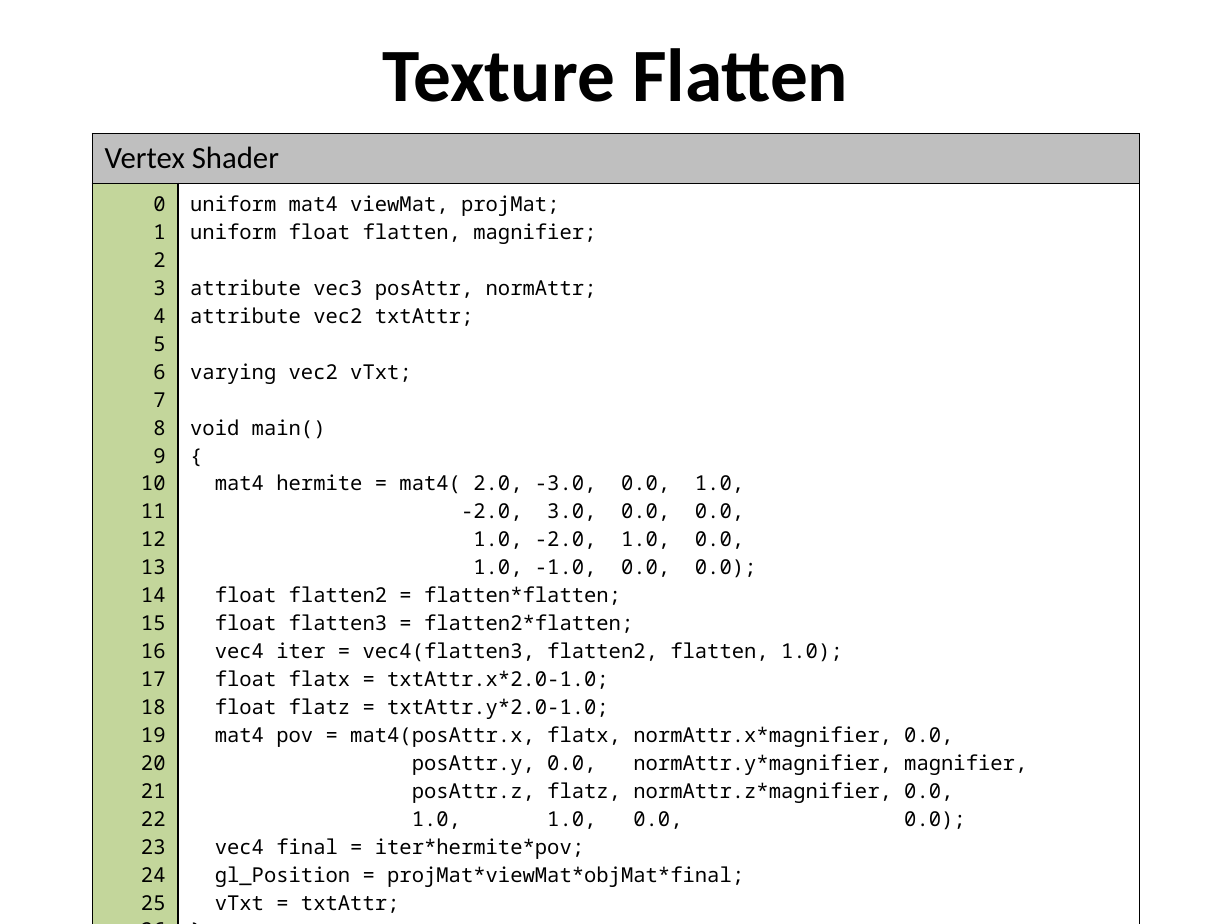
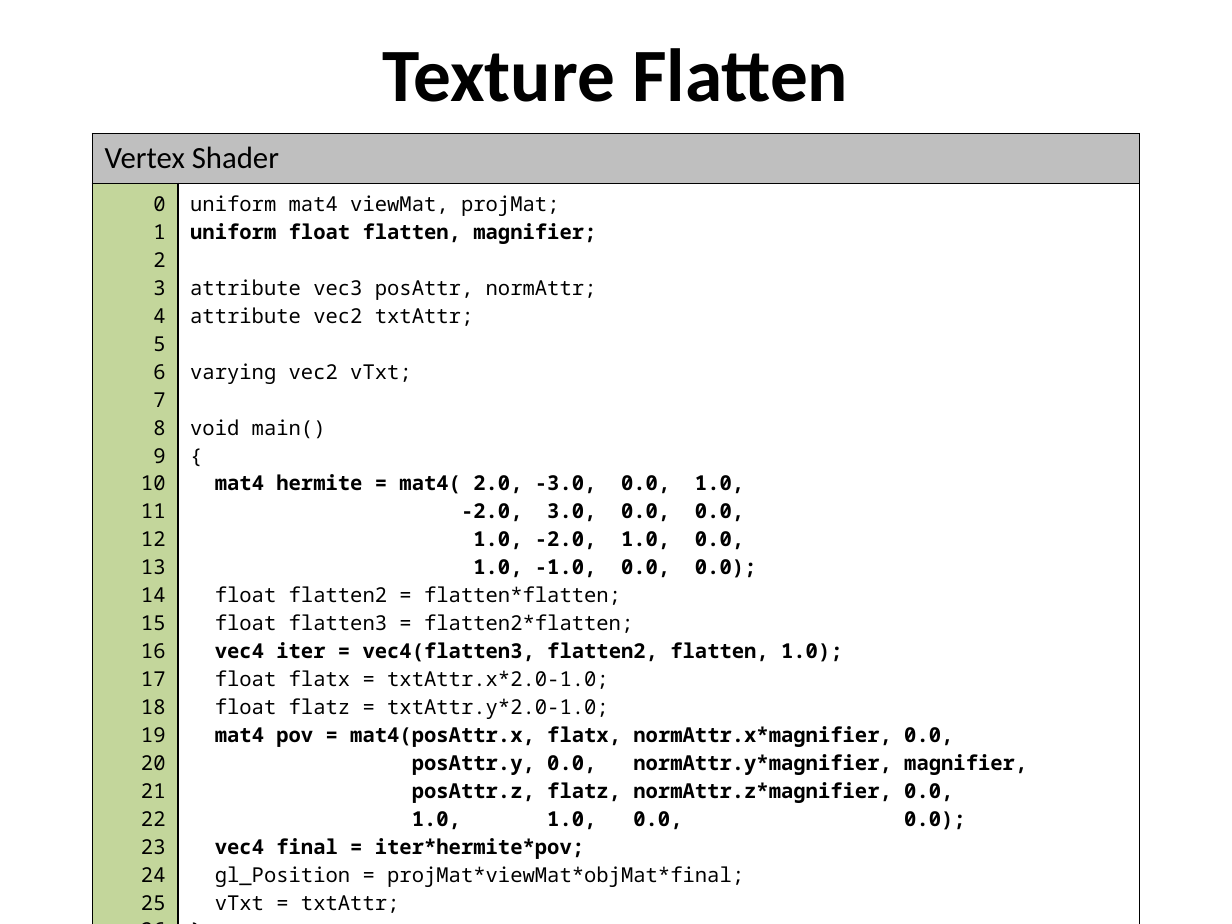
Before and after one commit to grantnelson-wf/webgl-fun, a slide deck: slide 16 of docs/Slides.pptx (slide 30 before the commit). Drawn at 1232x924 pixels with LibreOffice and Linux fonts; fonts in the diff are those of the drawing; background and template pictures are left out. Boxes give left, top, right and bottom in pixels: in the first picture for what was removed or moved away, otherwise in the second. Text is boxed around its words. In the diff, an @@ line names an element or a change of style, - is before the commit and + after.

```diff
--- a/docs/Slides.pptx
+++ b/docs/Slides.pptx
@@ table at <box>92,133,1140,917</box> @@
@@ bold on in "uniform float flatten, magnifier;", "mat4 hermite = mat4( 2.0, -3.0, 0.0, ...", "-2.0, 3.0, 0.0, 0.0,", "1.0, -2.0, 1.0, 0.0," and 7 more places @@
```
Also in this commit, not shown: 17 other slides changed, 12 slides added, 3 slides removed, 1 other file.
